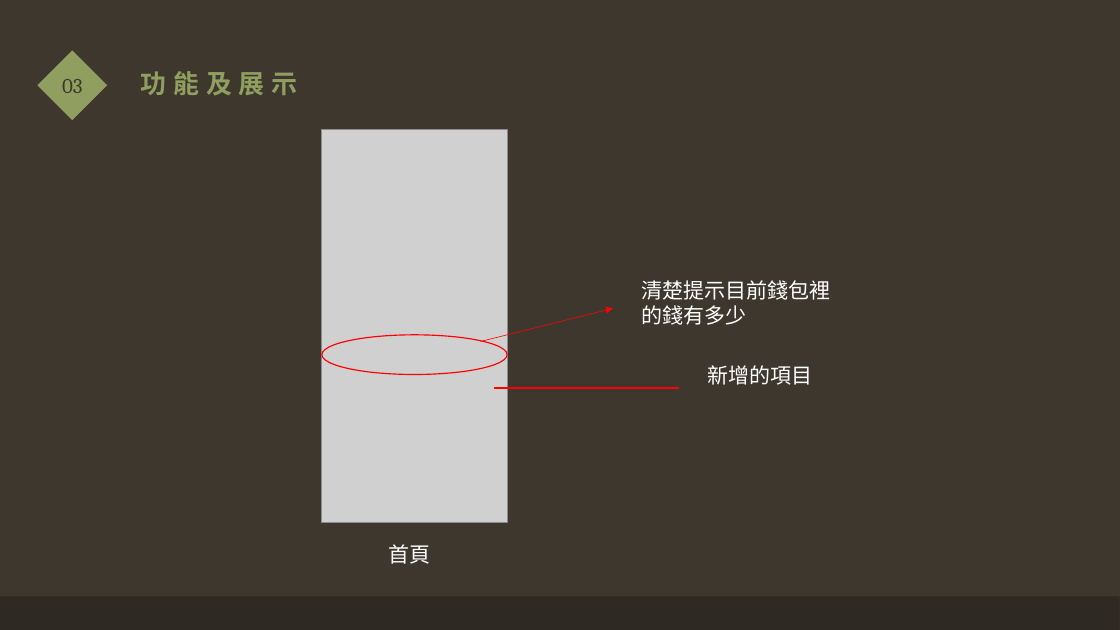
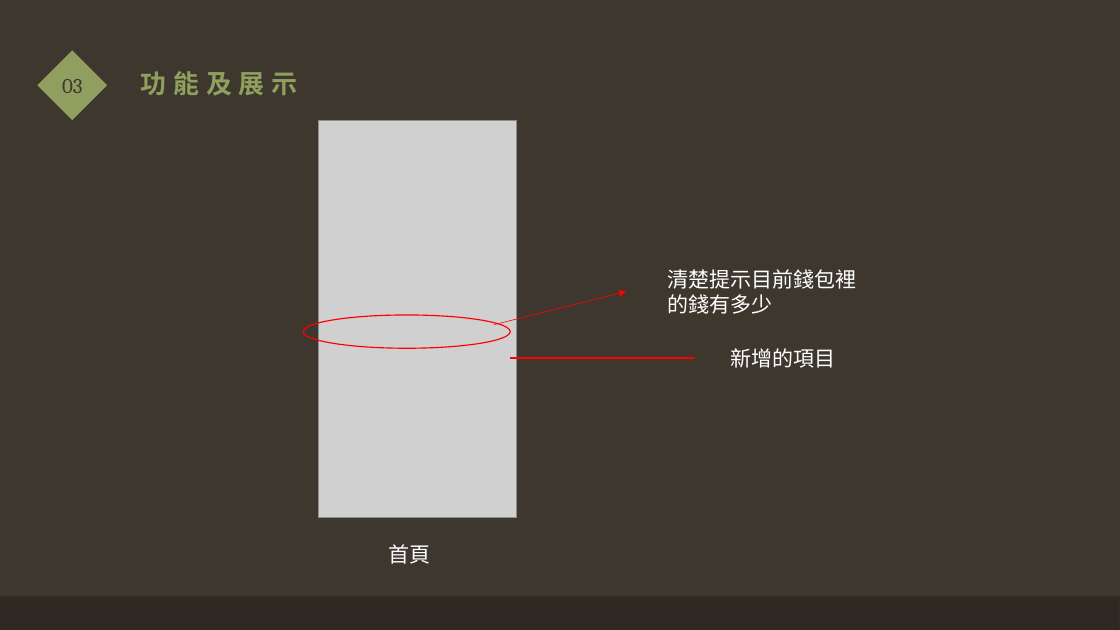
Before and after one commit to asd3013593/FuckingAndroid, a slide deck: slide 7 of 第六組.pptx. Drawn at 1120x630 pixels with LibreOffice and Linux fonts; fonts in the diff are those of the drawing; grey boxes stand for pictures. Boxes give left, top, right and bottom in pixels: in the first picture for what was removed or moved away, otherwise in the second. Text is boxed around its words. In the diff, an @@ line names an element or a change of style, - is before the commit and + after.

```diff
--- a/第六組.pptx
+++ b/第六組.pptx
@@ picture: place and size @@
-picture at <box>322,130,507,523</box>
+picture at <box>318,120,518,518</box>
@@ text "清楚提示目前錢包裡的錢有多少": place and size @@
-text "清楚提示目前錢包裡的錢有多少" at <box>641,280,830,325</box>
+text "清楚提示目前錢包裡的錢有多少" at <box>667,269,856,314</box>
@@ arrow moved from (481, 341) - (613, 308) to (494, 325) - (626, 292) @@
@@ ellipse: place and size @@
-ellipse at <box>322,335,507,375</box>
+ellipse at <box>303,315,511,349</box>
@@ line moved from (494, 388) - (679, 388) to (510, 358) - (696, 358) @@
@@ text "新增的項目": place and size @@
-text "新增的項目" at <box>707,365,812,385</box>
+text "新增的項目" at <box>730,348,835,368</box>
```
Also in this commit, not shown: 5 other slides changed.
